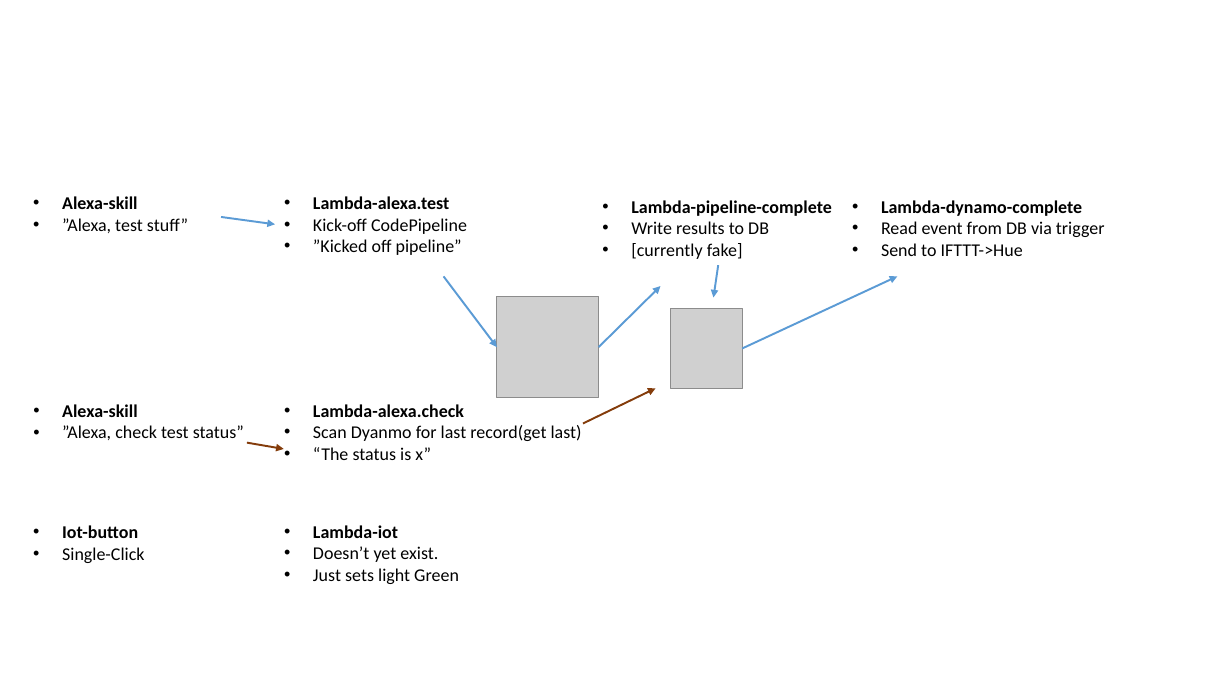
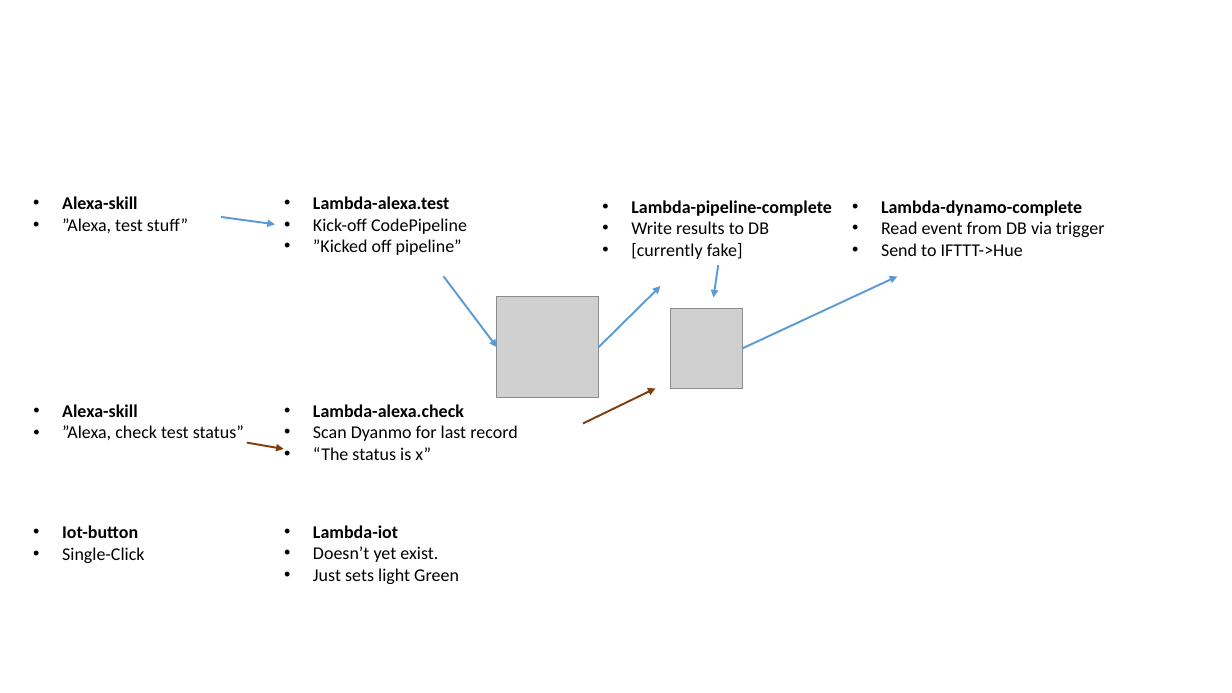
Before and after one commit to saginawj/testify, a slide deck: slide 2 of docs/arch.pptx. Drawn at 1232x693 pixels with LibreOffice and Linux fonts; fonts in the diff are those of the drawing; grey boxes stand for pictures. Boxes give left, top, right and bottom in pixels: in the first picture for what was removed or moved away, otherwise in the second. Text is boxed around its words. In the diff, an @@ line names an element or a change of style, - is before the commit and + after.

```diff
--- a/docs/arch.pptx
+++ b/docs/arch.pptx
@@ text at [313,425,517,441]: text changed @@
-• Scan Dyanmo for last record(get last)
+• Scan Dyanmo for last record
```
Also in this commit, not shown: 6 other files.
